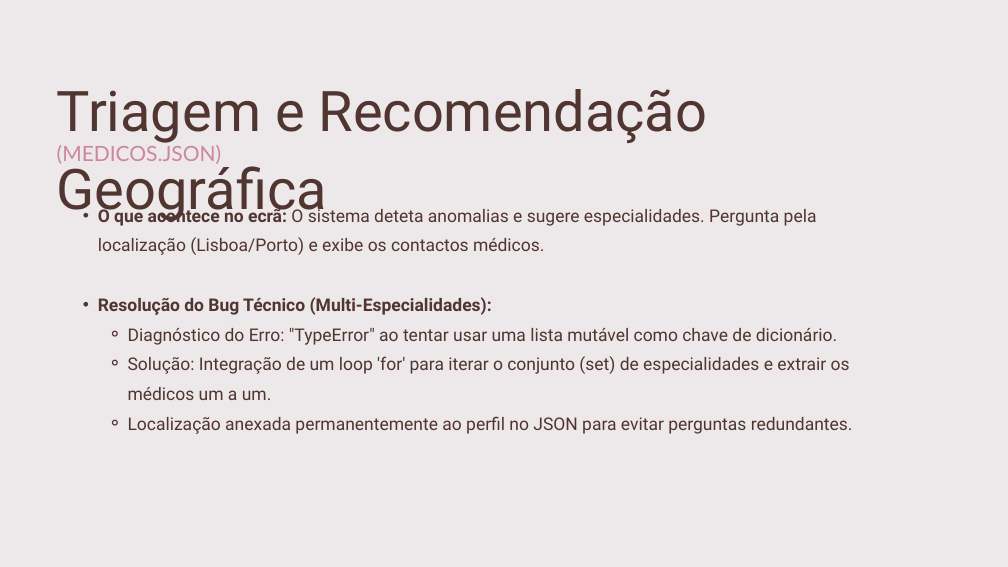
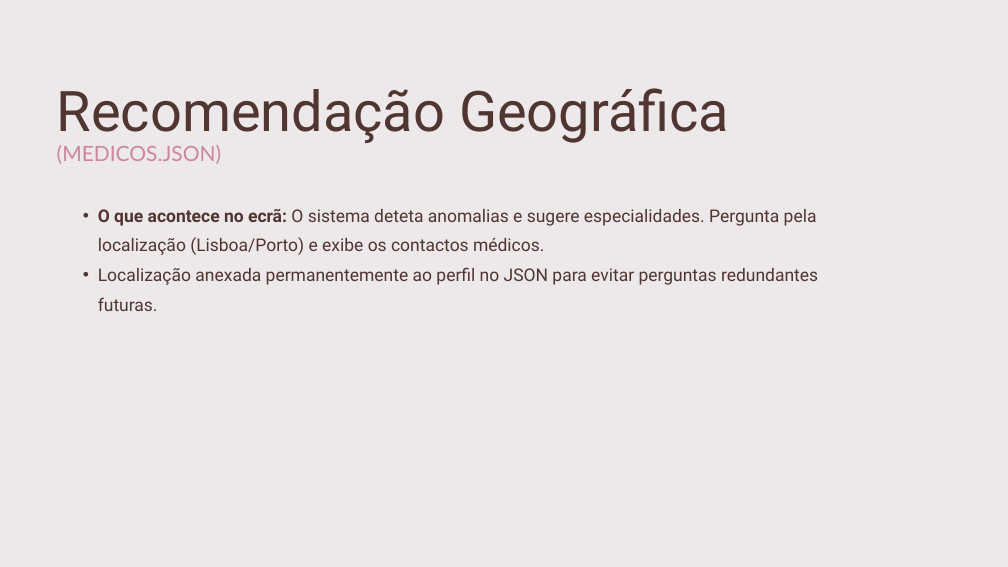
Before and after one commit to CarmitaGomes/projeto-ufcd-10790, a slide deck: slide 8 of assets/apresentacao.pptx. Drawn at 1008x567 pixels with LibreOffice and Linux fonts; fonts in the diff are those of the drawing. Boxes give left, top, right and bottom in pixels: in the first picture for what was removed or moved away, otherwise in the second. Text is boxed around its words. In the diff, an @@ line names an element or a change of style, - is before the commit and + after.

```diff
--- a/assets/apresentacao.pptx
+++ b/assets/apresentacao.pptx
@@ text at (57, 88, 729, 143): text changed @@
-Triagem e Recomendação Geográfica
+Recomendação Geográfica
@@ text at (98, 267, 818, 311): text changed @@
-  • Resolução do Bug Técnico (Multi-Especialidades):
-    ⚬ Diagnóstico do Erro: "TypeError" ao tentar usar uma lista mutável como chave de dicionário.
-    ⚬ Solução: Integração de um loop 'for' para iterar o conjunto (set) de especialidades e extrair os médicos um a um.
-    ⚬ Localização anexada permanentemente ao perfil no JSON para evitar perguntas redundantes.
+  • Localização anexada permanentemente ao perfil no JSON para evitar perguntas redundantes futuras.
```
Also in this commit, not shown: 5 other slides changed, 1 other file.
